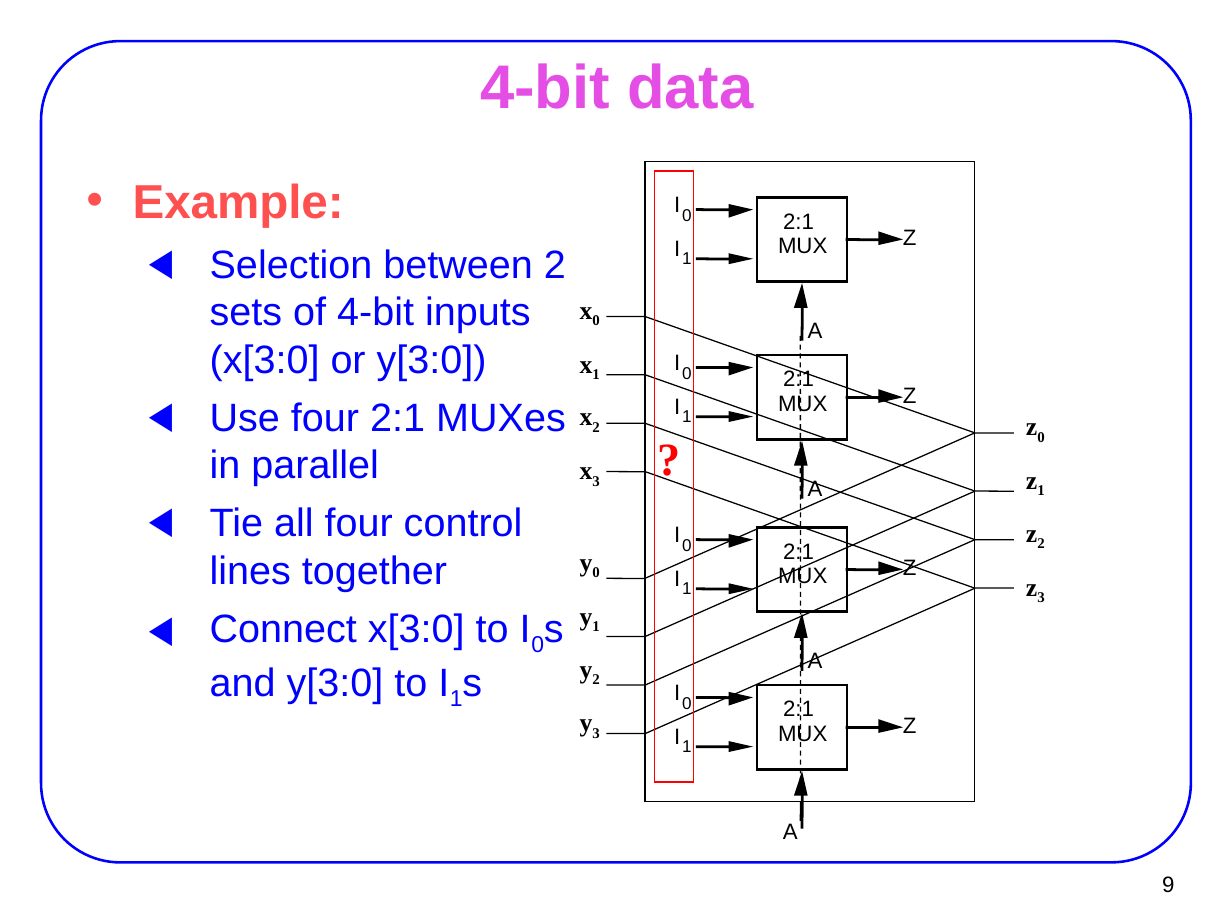
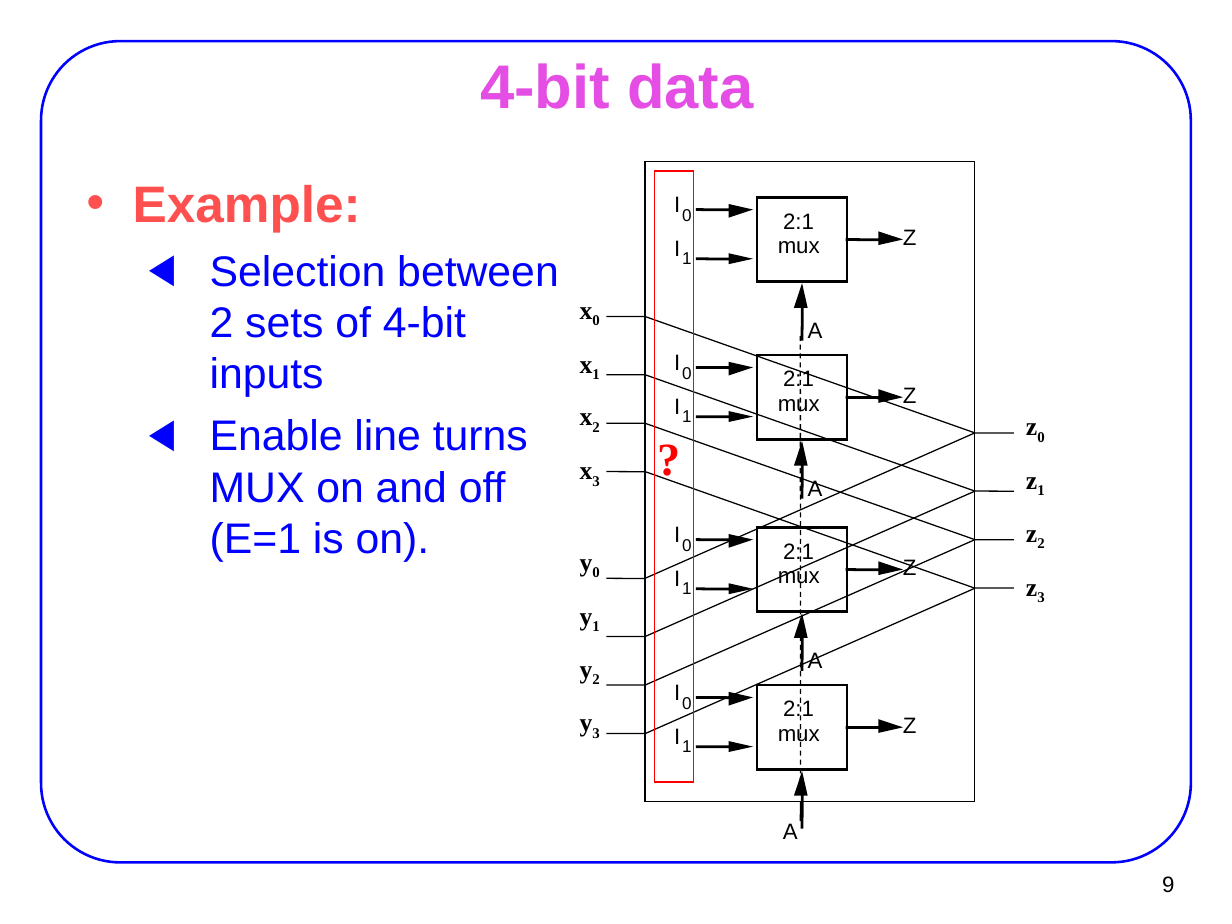
Before and after one commit to AUT-CE-Archive/AUT-CE-LC, a slide deck: slide 9 of Slides/07_mux.ppt. Drawn at 1232x924 pixels with LibreOffice and Linux fonts; fonts in the diff are those of the drawing; background and template pictures are left out. Boxes give left, top, right and bottom in pixels: in the first picture for what was removed or moved away, otherwise in the second. Text is boxed around its words. In the diff, an @@ line names an element or a change of style, - is before the commit and + after.

```diff
--- a/Slides/07_mux.ppt
+++ b/Slides/07_mux.ppt
@@ text at (x1=133, y1=185, x2=361, y2=232): size 27.8 to 30 pt in "Example:" @@
@@ text at (x1=210, y1=255, x2=559, y2=562): text changed; size 23.1 to 25 pt @@
-  ◀ Selection between 2 sets of 4-bit inputs (x[3:0] or y[3:0])
-  ◀ Use four 2:1 MUXes in parallel
-  ◀ Tie all four control lines together
-  ◀ Connect x[3:0] to I0s and y[3:0] to I1s
+  ◀ Selection between 2 sets of 4-bit inputs
+  ◀ Enable line turns MUX on and off (E=1 is on).
@@ text at (x1=778, y1=241, x2=820, y2=254): text changed @@
-MUX
+mux
@@ text at (x1=778, y1=393, x2=820, y2=416): text changed @@
-MUX
+mux
@@ text at (x1=778, y1=565, x2=820, y2=588): text changed @@
-MUX
+mux
@@ text at (x1=778, y1=724, x2=820, y2=746): text changed @@
-MUX
+mux
```
Also in this commit, not shown: 13 other slides changed, 1 slide added, 1 slide removed, 31 other files.
